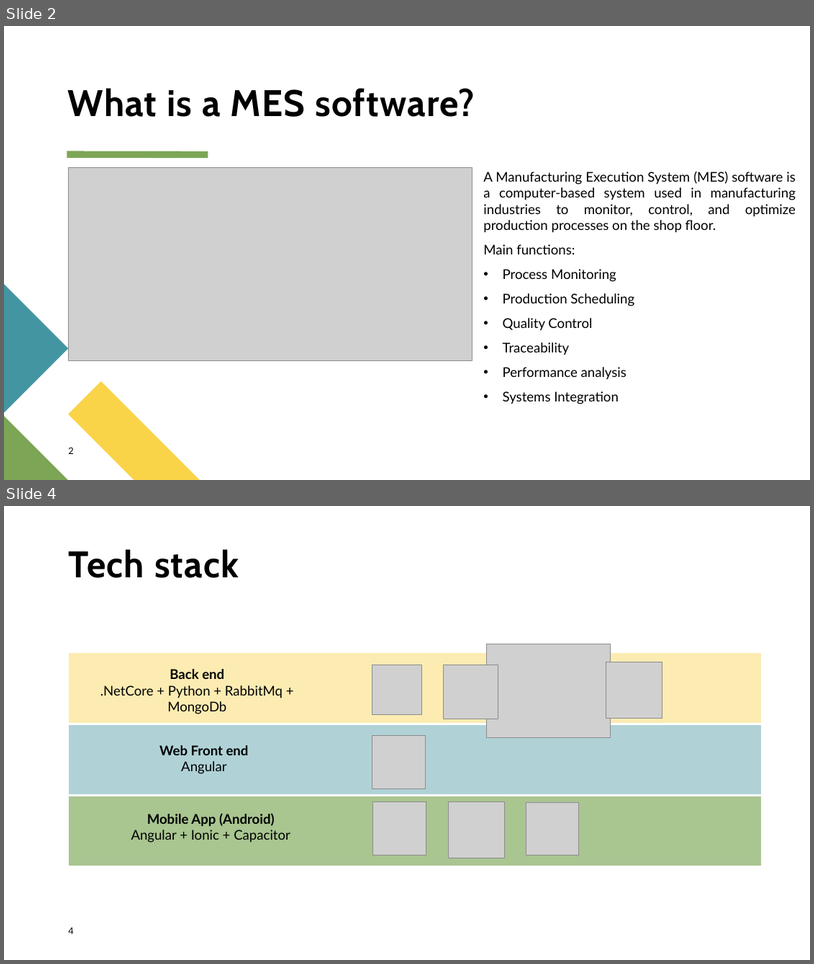
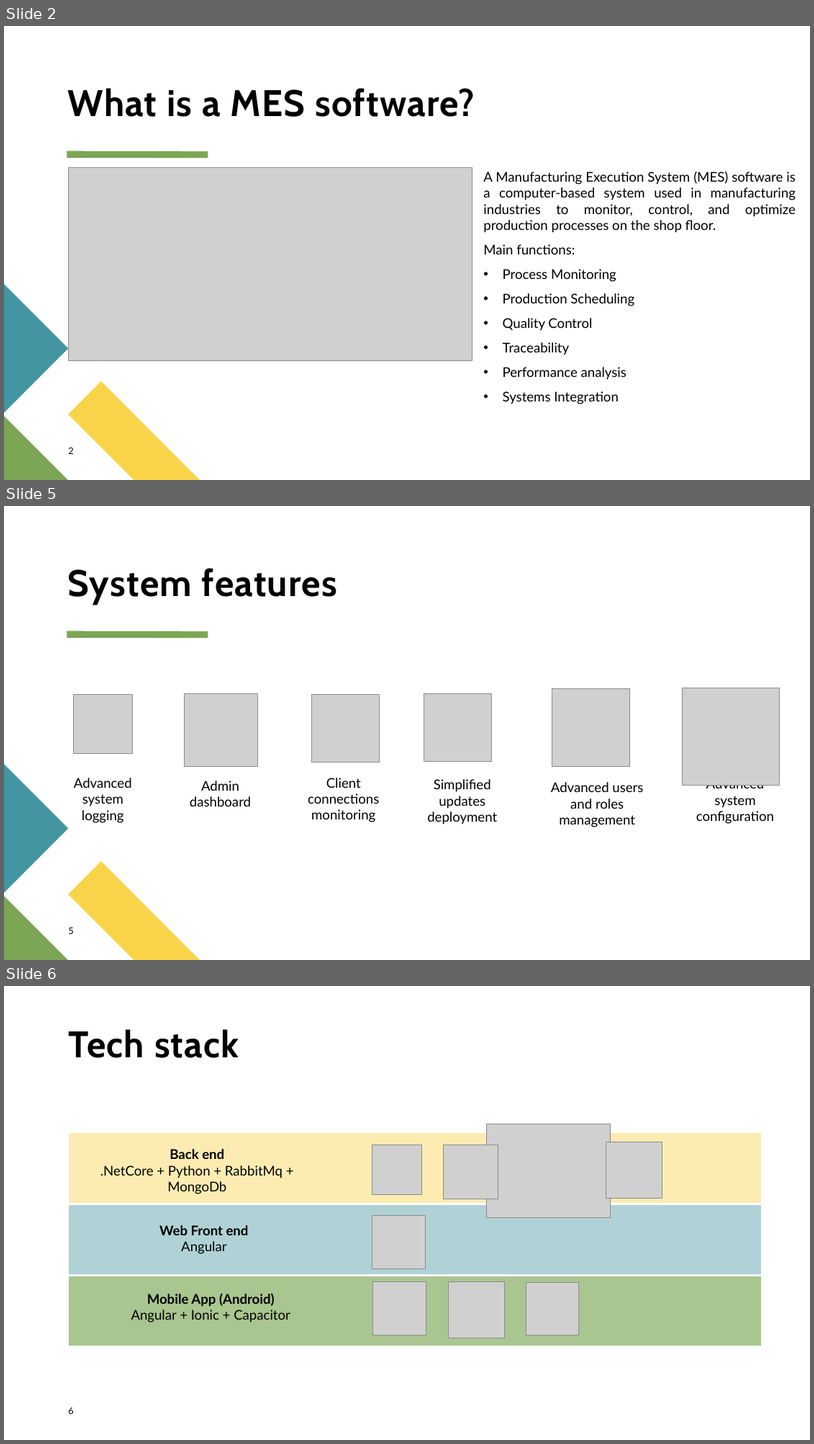
Before and after one commit to Masenello/personal, a slide deck: assets/files/Projects/mes/mes.pptx. Shown one above the other, each under a label of ours: slides 2 and 4 before the commit, slides 2, 5 and 6 after it; the slides between them are not shown. The pictures are 814x964 and 814x1444 pixels, drawn with LibreOffice and Linux fonts; fonts in the diff are those of the drawing; grey boxes stand for pictures. Boxes give left, top, right and bottom in pixels: in the first picture for what was removed or moved away, otherwise in the second. Text is boxed around its words. In the diff, an @@ line names an element or a change of style, - is before the commit and + after.

```diff
--- a/assets/files/Projects/mes/mes.pptx
+++ b/assets/files/Projects/mes/mes.pptx
@@ slide 5 added at (x1=4, y1=506, x2=810, y2=960), background #FFFFFF; not listed: 4 template elements that a slide beside it also shows @@
@@ title added at (x1=68, y1=568, x2=337, y2=604), 44 pt, text #000000, bold @@
+System features
@@ picture added at (x1=74, y1=694, x2=133, y2=754) @@
@@ picture added at (x1=184, y1=693, x2=257, y2=767) @@
@@ picture added at (x1=312, y1=694, x2=380, y2=762) @@
@@ picture added at (x1=424, y1=693, x2=491, y2=762) @@
@@ picture added at (x1=552, y1=689, x2=630, y2=767) @@
@@ picture added at (x1=682, y1=687, x2=780, y2=785) @@
@@ text added at (x1=74, y1=777, x2=132, y2=823), 16 pt, text #000000 @@
+Advanced system logging
@@ text added at (x1=190, y1=780, x2=251, y2=806), 16 pt, text #000000 @@
+Admin dashboard
@@ text added at (x1=308, y1=777, x2=379, y2=822), 16 pt, text #000000 @@
+Client connections monitoring
@@ text added at (x1=427, y1=779, x2=497, y2=824), 16 pt, text #000000 @@
+Simplified updates deployment
@@ text added at (x1=551, y1=782, x2=643, y2=827), 16 pt, text #000000 @@
+Advanced users and roles management
@@ text added at (x1=697, y1=785, x2=774, y2=824), 16 pt, text #000000 @@
+Advanced system configuration
@@ page number added at (x1=68, y1=926, x2=73, y2=934), 11 pt, text #000000 @@
+5
@@ what was slide 4 is now slide 6 @@
@@ page number at (x1=68, y1=1406, x2=73, y2=1414): text changed @@
-4
+6
```
Also in this commit, not shown: 1 slide changed, 1 other slide added, 6 other files.
